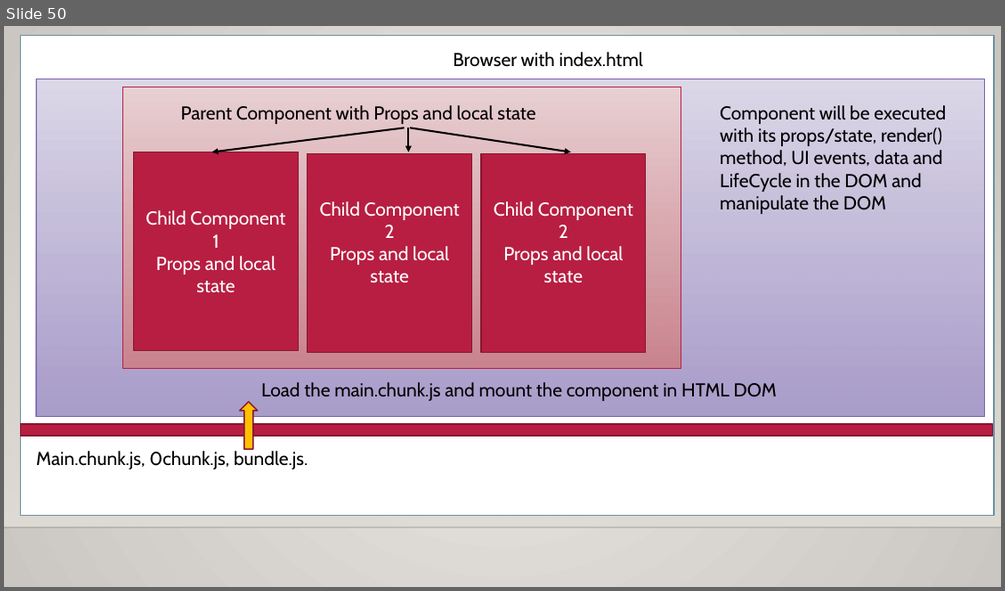
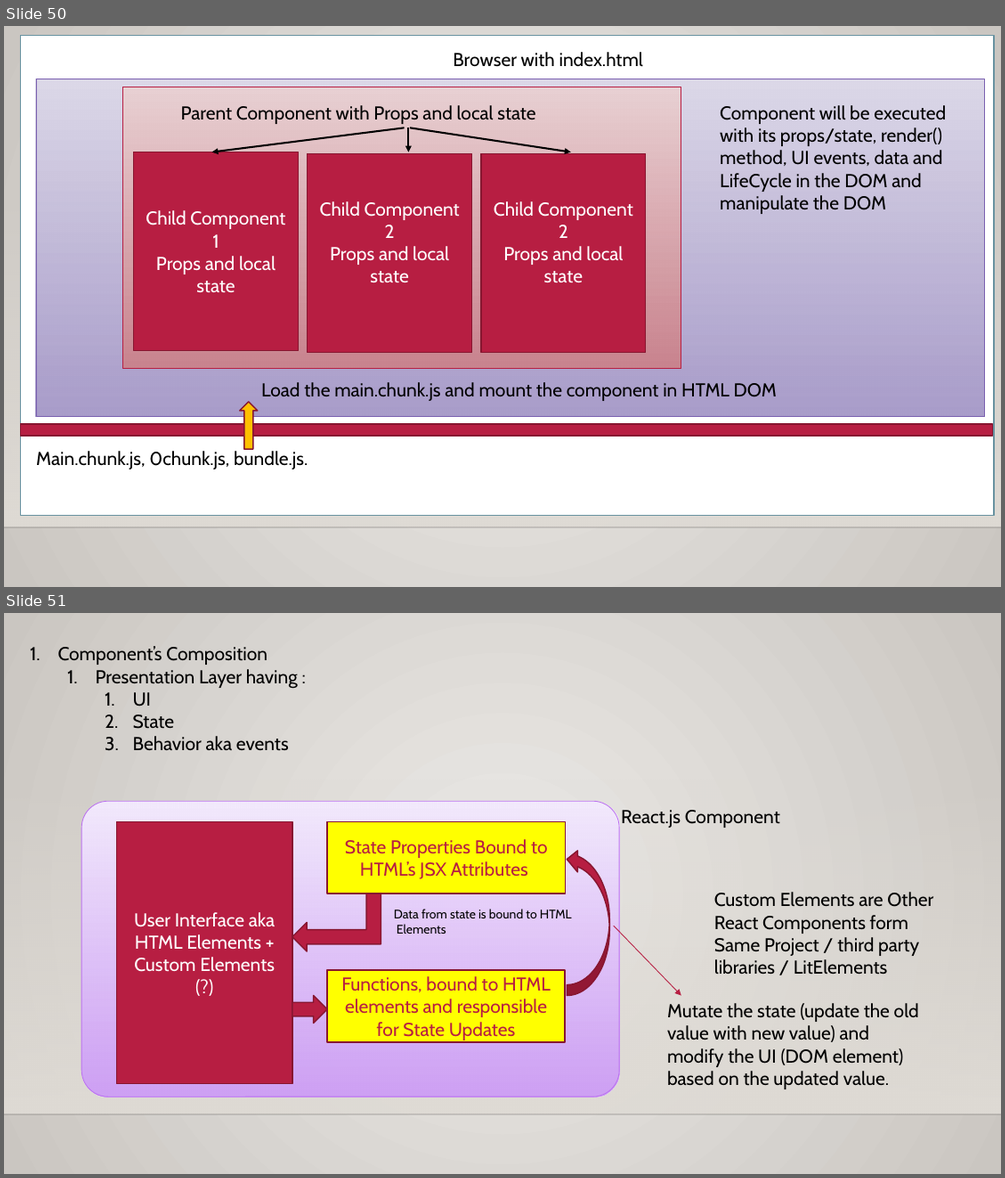
Before and after one commit to maheshsabnis/blazejan2021, a slide deck: Training_Notes_PPTs.pptx. Shown one above the other, each under a label of ours: slide 50 before the commit, slides 50 and 51 after it. The pictures are 1005x591 and 1005x1178 pixels, drawn with LibreOffice and Linux fonts; fonts in the diff are those of the drawing; background and template pictures are left out. Boxes give left, top, right and bottom in pixels: in the first picture for what was removed or moved away, otherwise in the second. Text is boxed around its words. In the diff, an @@ line names an element or a change of style, - is before the commit and + after.

```diff
--- a/Training_Notes_PPTs.pptx
+++ b/Training_Notes_PPTs.pptx
@@ slide 51 added at (4,613,1001,1174), background gradient #ECEAE7 to #CAC7C1; not listed: 2 template elements that a slide beside it also shows @@
@@ text added at (58,646,298,751), 18 pt, text #000000 @@
+1. Component’s Composition
+  1. Presentation Layer having :
+    1. UI
+    2. State
+    3. Behavior aka events
@@ rounded rectangle added at (81,801,619,1096), fill gradient #F4EAFD to #CE9CF7, outline #BC72F0 0.75 pt @@
@@ rectangle added at (116,821,291,1083), fill #B71E42, outline #871631 1.25 pt, 18 pt, text #FFFFFF @@
+User Interface aka HTML Elements + Custom Elements (?)
@@ rectangle added at (327,821,565,893), fill #FFFF00, outline #871631 1.25 pt, 18 pt, text #B71E42 @@
+State Properties Bound to HTML’s JSX Attributes
@@ text added at (621,810,780,827), 18 pt, text #000000 @@
+React.js Component
@@ curved right arrow added at (567,849,610,995), fill #B71E42, outline #871631 1.25 pt @@
@@ bent up arrow added at (292,893,380,951), fill #B71E42, outline #871631 1.25 pt @@
@@ text added at (714,892,933,974), 18 pt, text #000000 @@
+Custom Elements are Other React Components form Same Project / third party libraries / LitElements
@@ text added at (394,908,572,933), 12 pt, text #000000 @@
+Data from state is bound to HTML Elements
@@ arrow added from (614, 925) to (681, 995), #B71E42 0.75 pt @@
@@ rectangle added at (327,971,565,1042), fill #FFFF00, outline #871631 1.25 pt, 18 pt, text #B71E42 @@
+Functions, bound to HTML elements and responsible for State Updates
@@ right arrow added at (292,995,328,1022), fill #B71E42, outline #871631 1.25 pt @@
@@ text added at (667,1003,919,1089), 18 pt, text #000000 @@
+Mutate the state (update the old value with new value) and modify the UI (DOM element) based on the updated value.
```
Also in this commit, not shown: 2 other slides added, 11 other files.
